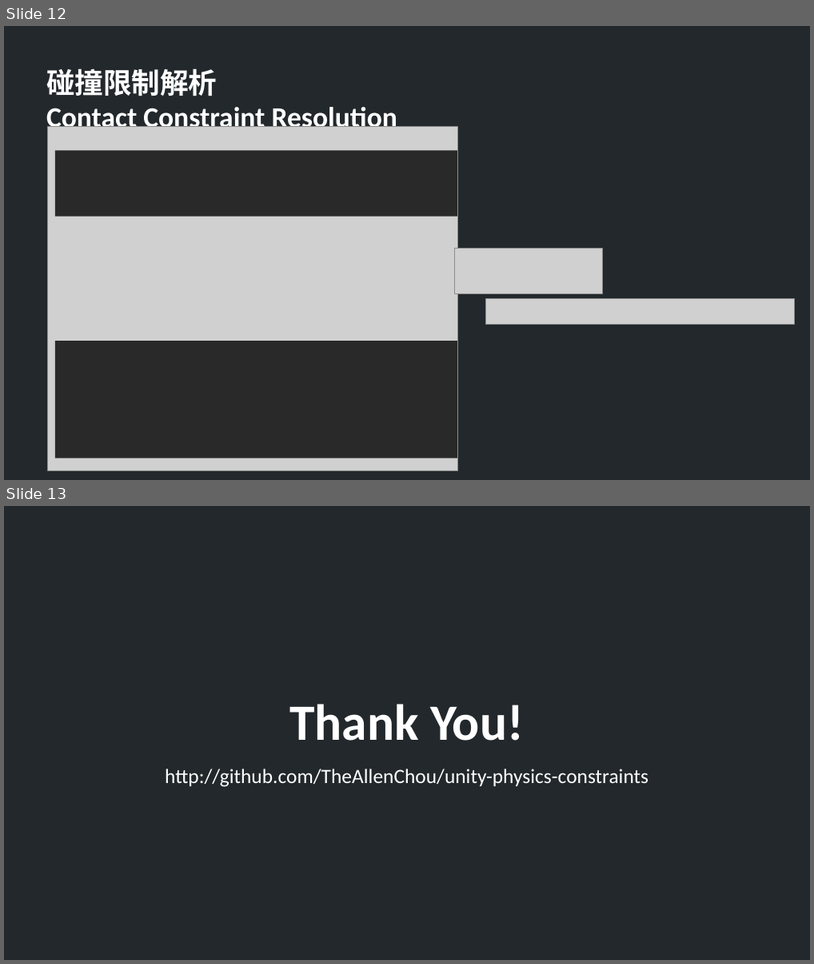
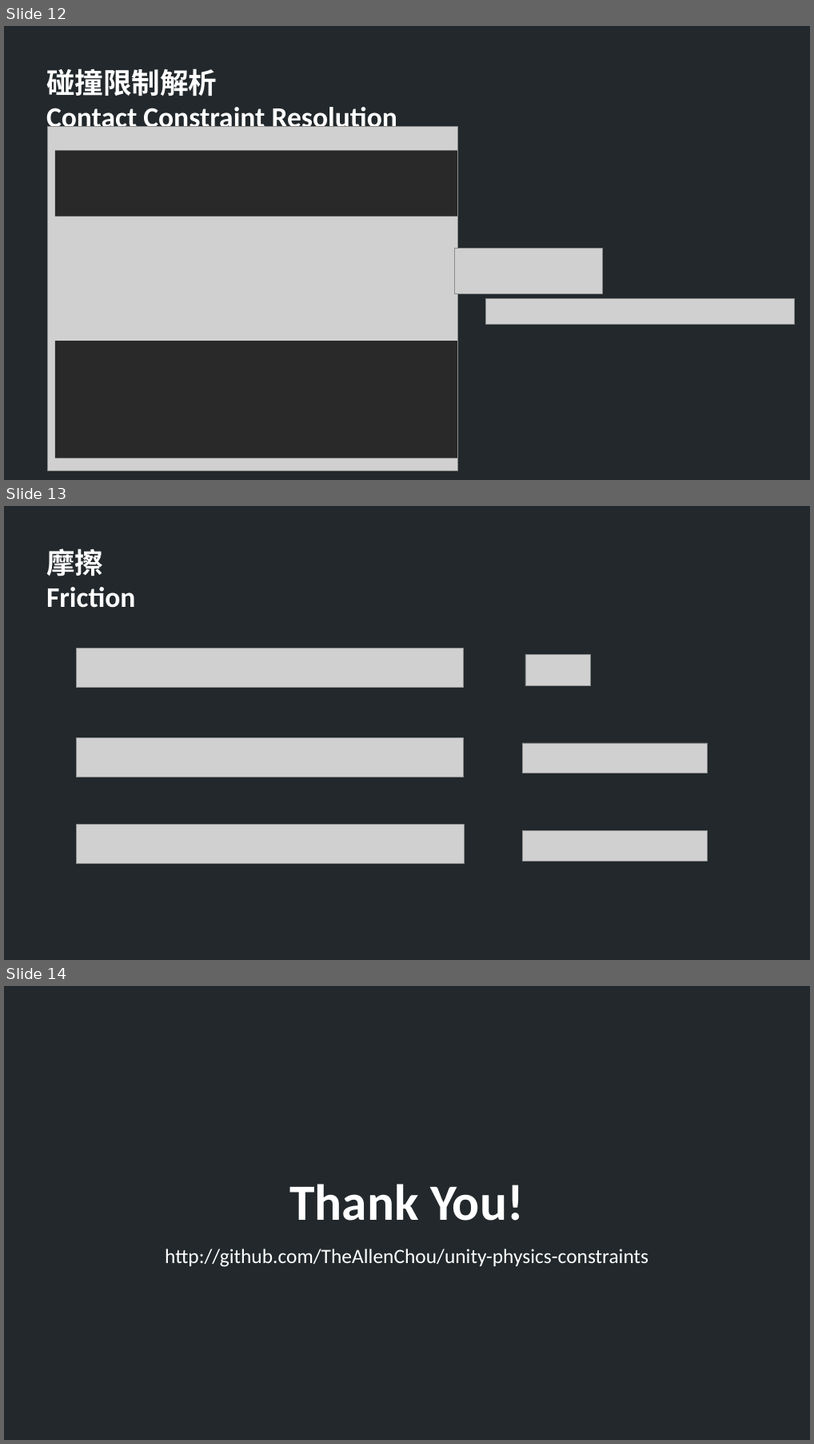
Before and after one commit to TheAllenChou/unity-physics-constraints, a slide deck: slides/02 - Contact Constriants (Chinese).odp. Shown one above the other, each under a label of ours: slides 12 and 13 before the commit, slides 12, 13 and 14 after it. The pictures are 814x964 and 814x1444 pixels, drawn with LibreOffice and Linux fonts; fonts in the diff are those of the drawing; grey boxes stand for pictures. Boxes give left, top, right and bottom in pixels: in the first picture for what was removed or moved away, otherwise in the second. Text is boxed around its words. In the diff, an @@ line names an element or a change of style, - is before the commit and + after.

```diff
--- a/slides/02 - Contact Constriants (Chinese).odp
+++ b/slides/02 - Contact Constriants (Chinese).odp
@@ slide 13 added at (4,506,810,960), background #22282B @@
@@ text added at (46,548,135,608), 28 pt, text #FFFFFF, bold @@
+摩擦
+Friction
@@ picture added at (77,648,464,688) @@
@@ picture added at (526,654,591,685) @@
@@ picture added at (77,738,464,777) @@
@@ picture added at (523,743,708,773) @@
@@ picture added at (77,824,465,864) @@
@@ picture added at (523,830,708,860) @@
@@ what was slide 13 is now slide 14 @@
```
Also in this commit, not shown: 1 slide changed, 1 other slide added, 1 other file.
